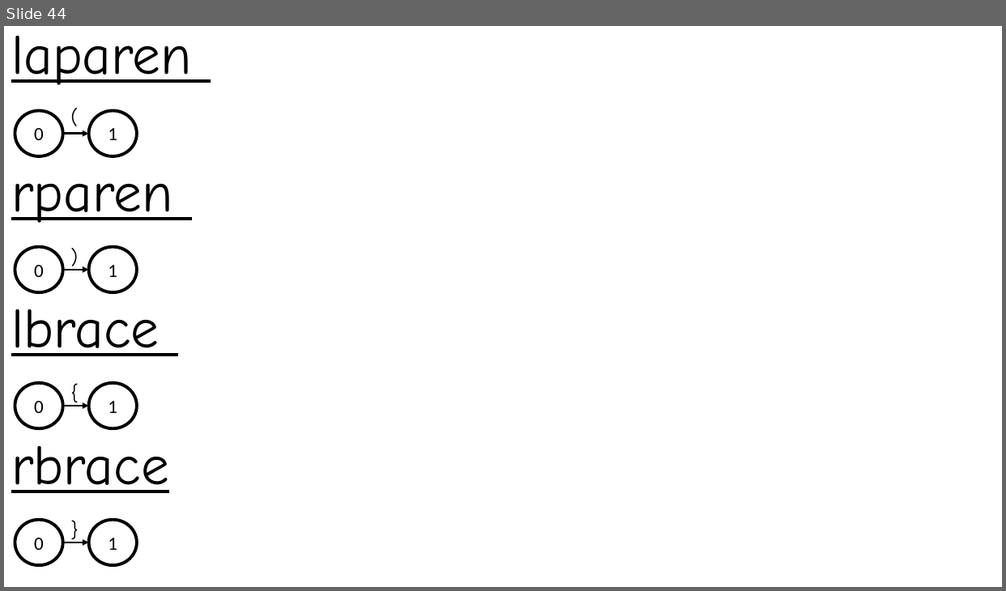
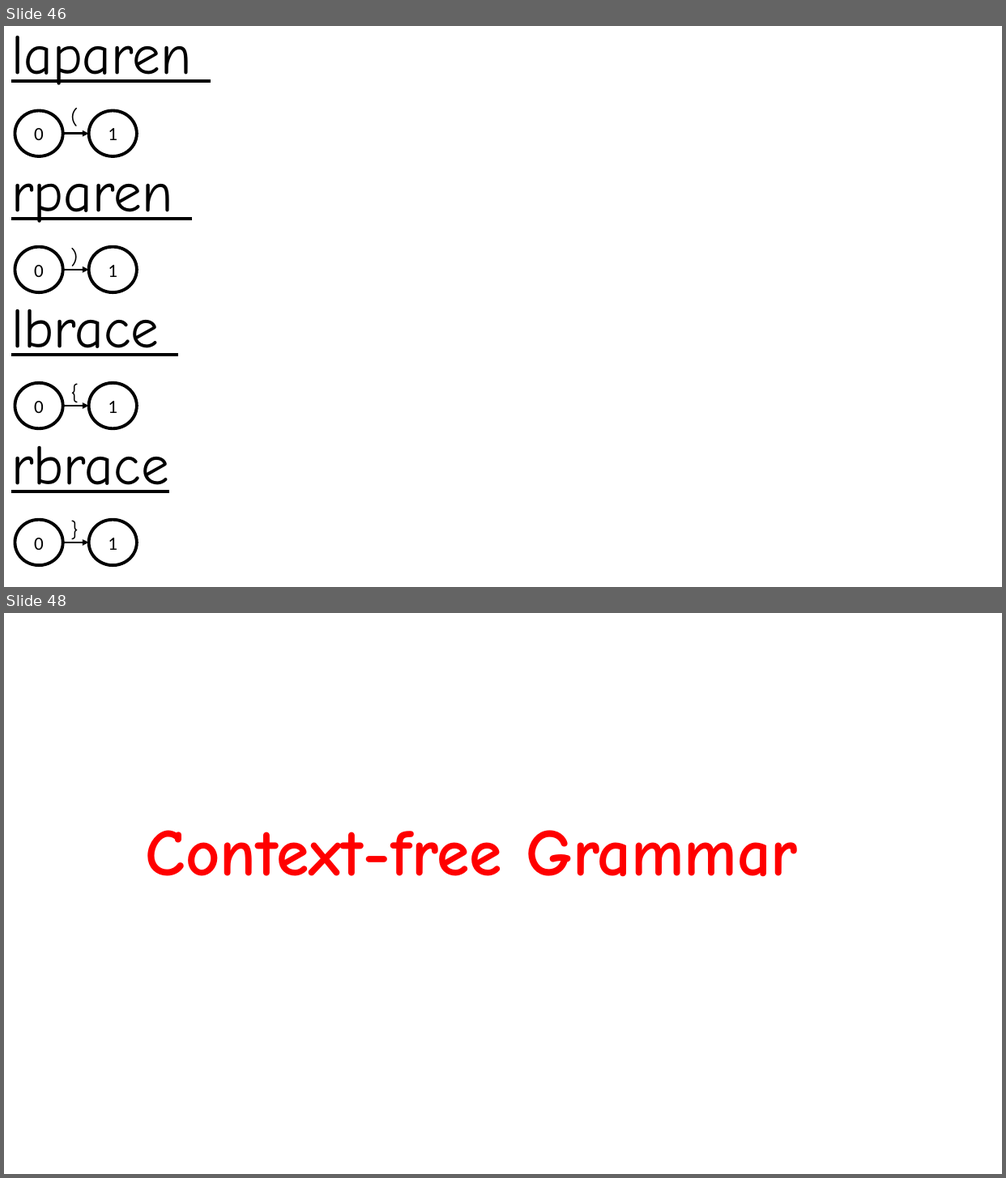
Before and after one commit to Absy-Serendipity/compiler, a slide deck: regular expression/NFA_DFA.pptx. Shown one above the other, each under a label of ours: slide 44 before the commit, slides 46 and 48 after it; the slides between them are not shown. The pictures are 1006x591 and 1006x1178 pixels, drawn with LibreOffice and Linux fonts; fonts in the diff are those of the drawing. Boxes give left, top, right and bottom in pixels: in the first picture for what was removed or moved away, otherwise in the second. Text is boxed around its words. In the diff, an @@ line names an element or a change of style, - is before the commit and + after.

```diff
--- a/regular expression/NFA_DFA.pptx
+++ b/regular expression/NFA_DFA.pptx
@@ slide 48 added at bbox=[4, 613, 1002, 1174], background #FFFFFF @@
@@ title added at bbox=[146, 830, 798, 877], 64 pt, text #FF0000, bold @@
+Context-free Grammar
@@ what was slide 44 is now slide 46 @@
```
Also in this commit, not shown: 2 slides changed, 7 other slides added, 29 other files.
